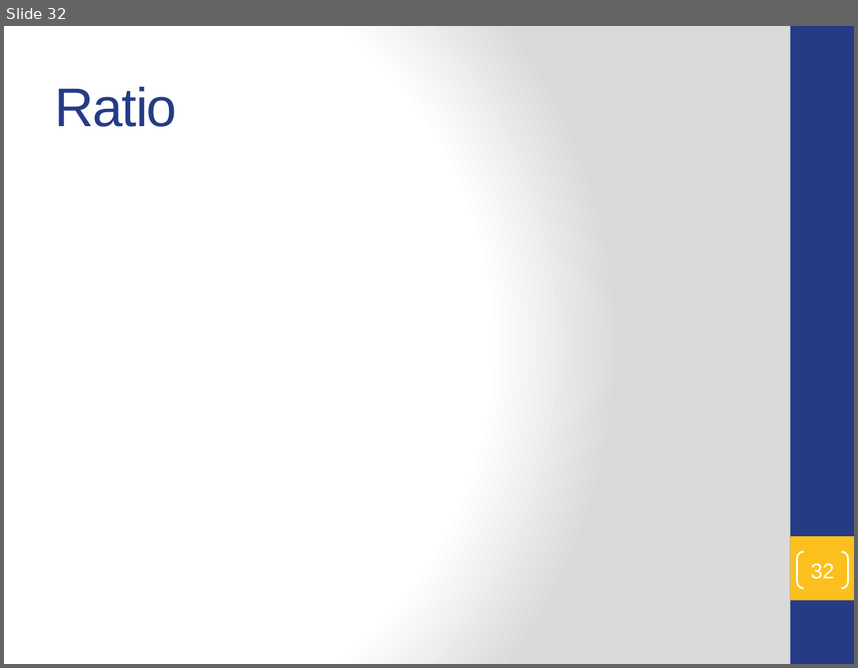
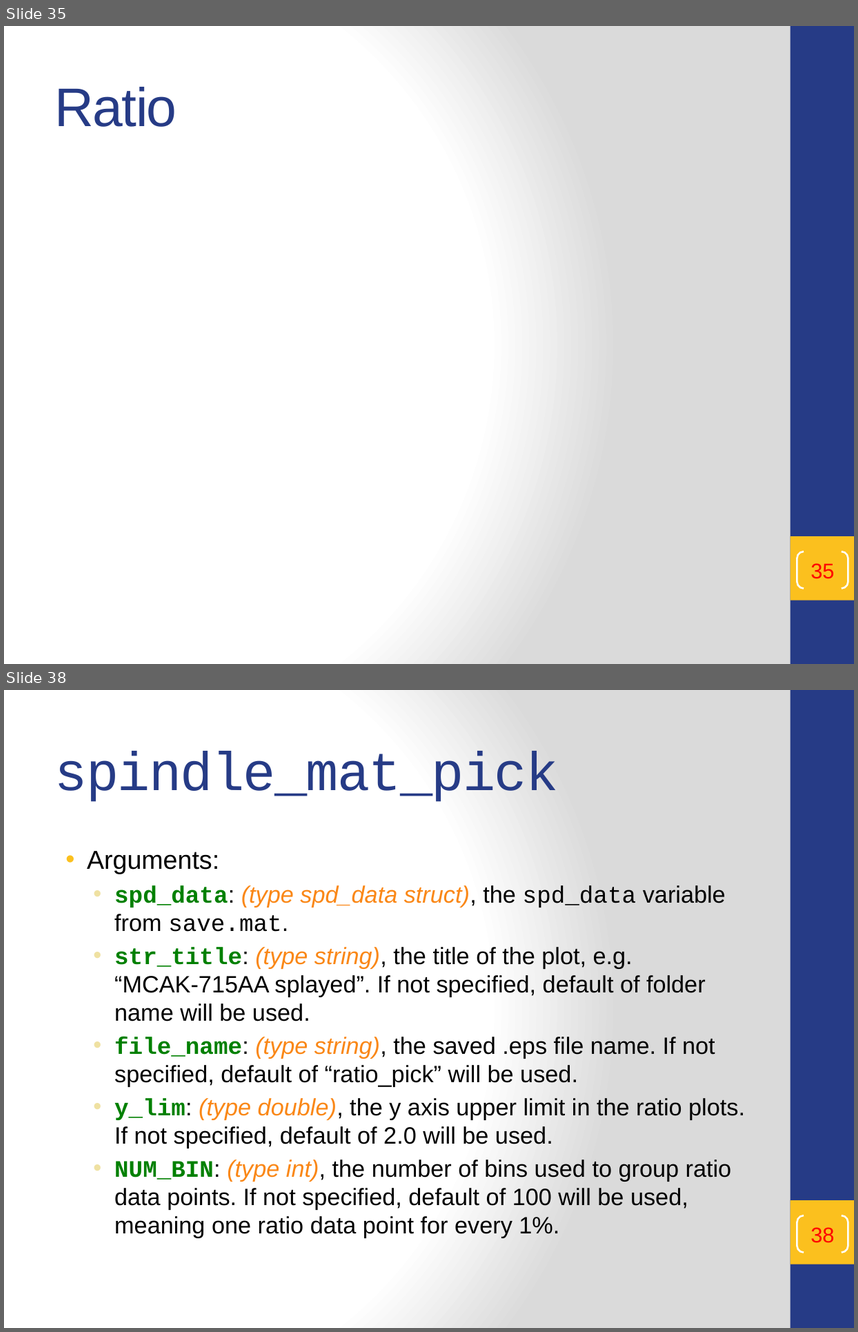
Before and after one commit to t47io/SpindleUtil, a slide deck: Scripts/SpindleQuantify/README.pptx. Shown one above the other, each under a label of ours: slide 32 before the commit, slides 35 and 38 after it; the slides between them are not shown. The pictures are 858x668 and 858x1332 pixels, drawn with LibreOffice and Linux fonts; fonts in the diff are those of the drawing; background and template pictures are left out. Boxes give left, top, right and bottom in pixels: in the first picture for what was removed or moved away, otherwise in the second. Text is boxed around its words. In the diff, an @@ line names an element or a change of style, - is before the commit and + after.

```diff
--- a/Scripts/SpindleQuantify/README.pptx
+++ b/Scripts/SpindleQuantify/README.pptx
@@ slide 38 added at (x1=4, y1=690, x2=854, y2=1328), background gradient #FFFFFF to #DADADA; not listed: 2 template elements that a slide beside it also shows @@
@@ title added at (x1=55, y1=751, x2=559, y2=802), 46 pt, text #263B86 @@
+spindle_mat_pick
@@ text added at (x1=87, y1=851, x2=745, y2=1237), 20 pt, text #000000 @@
+• Arguments:
+  • spd_data: (type spd_data struct), the spd_data variable from save.mat.
+  • str_title: (type string), the title of the plot, e.g. “MCAK-715AA splayed”. If not specified, default of folder name will be used.
+  • file_name: (type string), the saved .eps file name. If not specified, default of “ratio_pick” will be used.
+  • y_lim: (type double), the y axis upper limit in the ratio plots. If not specified, default of 2.0 will be used.
+  • NUM_BIN: (type int), the number of bins used to group ratio data points. If not specified, default of 100 will be used, meaning one ratio data point for every 1%.
@@ page number added at (x1=797, y1=1215, x2=848, y2=1252), outline #FFFFFF 1.5 pt, 18 pt, text #FF0000 @@
+38
@@ what was slide 32 is now slide 35 @@
@@ page number at (x1=811, y1=563, x2=834, y2=579): text changed; text colour #FFFFFF to #FF0000 @@
-32
+35
```
Also in this commit, not shown: 9 slides changed, 24 other slides added, 2 other files.
